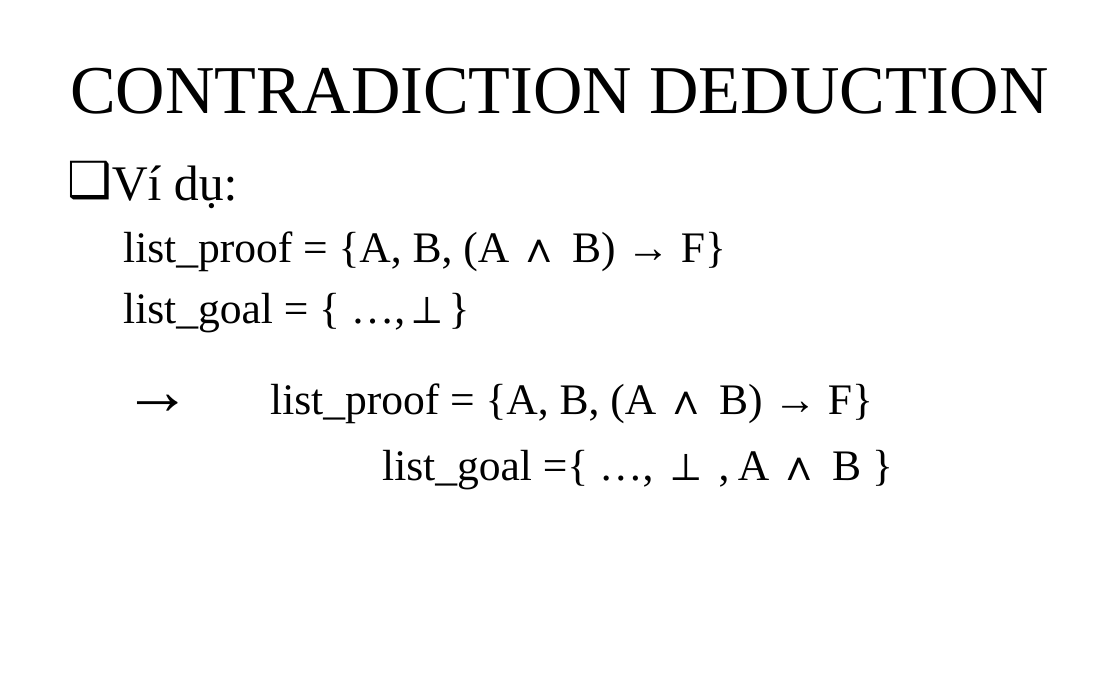
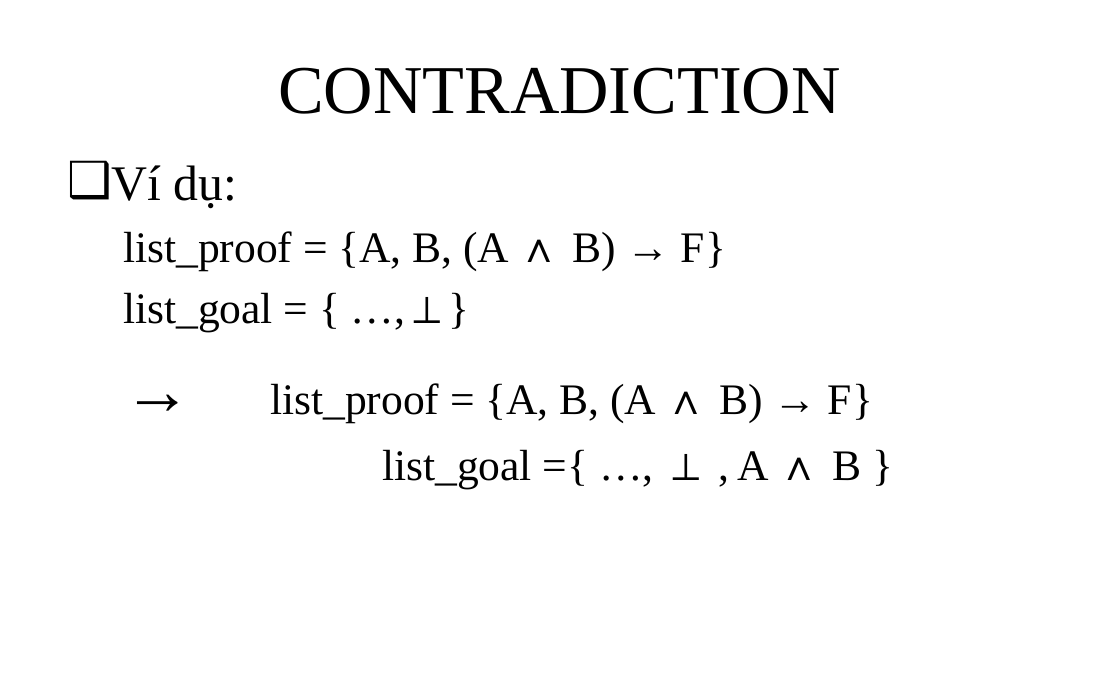
Before and after one commit to giang-rocker/logic, a slide deck: slide 21 of Report/SUY LUẬN TỰ NHIÊN.pptx. Drawn at 1120x700 pixels with LibreOffice and Linux fonts; fonts in the diff are those of the drawing. Boxes give left, top, right and bottom in pixels: in the first picture for what was removed or moved away, otherwise in the second. Text is boxed around its words. In the diff, an @@ line names an element or a change of style, - is before the commit and + after.

```diff
--- a/Report/SUY LUẬN TỰ NHIÊN.pptx
+++ b/Report/SUY LUẬN TỰ NHIÊN.pptx
@@ title at [278,67,840,114]: text changed @@
-CONTRADICTION DEDUCTION
+CONTRADICTION
```
Also in this commit, not shown: 2 other slides changed, 1 other file.
